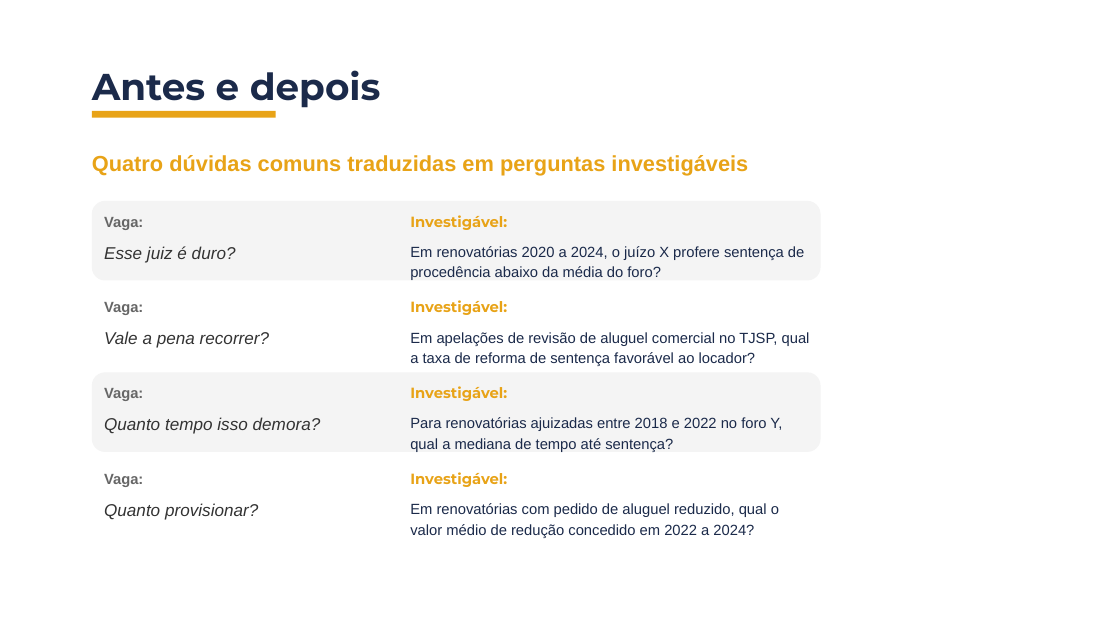
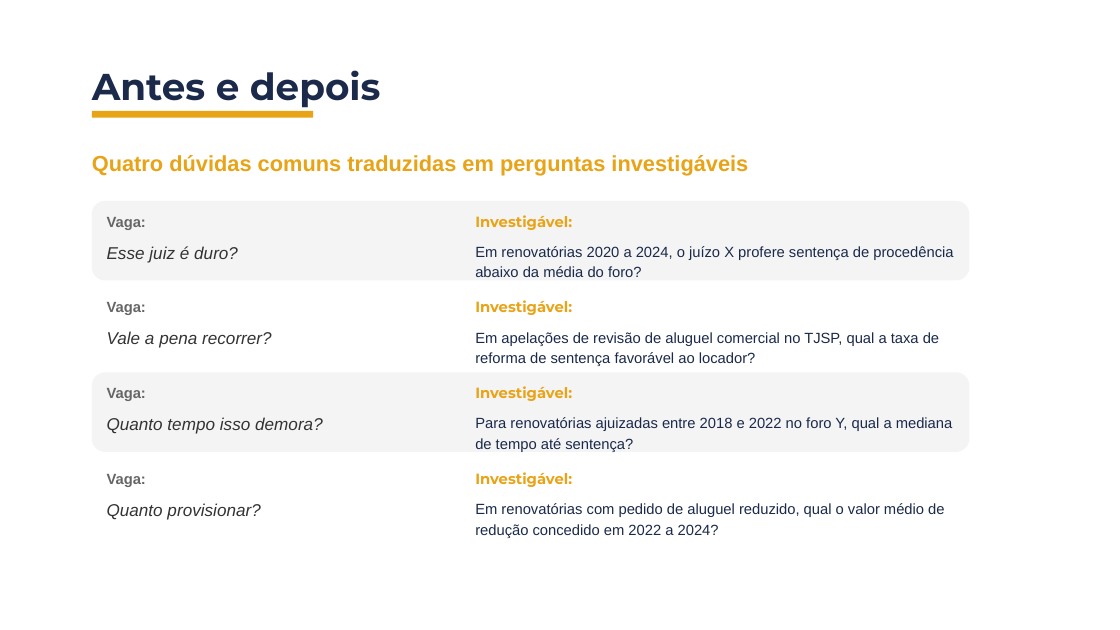
Before and after one commit to BrunoDaleffi/ibmec, a slide deck: slide 24 of jurimetria/aulas/aula_01/slides/aula1_bloco2_jurimetria.pptx. Drawn at 1120x630 pixels with LibreOffice and Linux fonts; fonts in the diff are those of the drawing; background and template pictures are left out. Boxes give left, top, right and bottom in pixels: in the first picture for what was removed or moved away, otherwise in the second. Text is boxed around its words. In the diff, an @@ line names an element or a change of style, - is before the commit and + after.

```diff
--- a/jurimetria/aulas/aula_01/slides/aula1_bloco2_jurimetria.pptx
+++ b/jurimetria/aulas/aula_01/slides/aula1_bloco2_jurimetria.pptx
@@ rectangle: place and size @@
-rectangle at box(92, 111, 276, 118)
+rectangle at box(92, 111, 314, 118)
@@ rounded rectangle: place and size @@
-rounded rectangle at box(92, 200, 821, 280)
+rounded rectangle at box(92, 200, 970, 280)
@@ text "Investigável:": place and size @@
-text "Investigável:" at box(410, 215, 507, 230)
+text "Investigável:" at box(475, 215, 572, 230)
@@ text "Em renovatórias 2020 a 2024, ..." rewrapped from box(410, 246, 804, 280) to box(475, 246, 953, 277) @@
@@ rounded rectangle: place and size @@
-rounded rectangle at box(92, 287, 821, 366)
+rounded rectangle at box(92, 287, 970, 366)
@@ text "Investigável:": place and size @@
-text "Investigável:" at box(410, 300, 507, 315)
+text "Investigável:" at box(475, 300, 572, 315)
@@ text "Em apelações de revisão de ..." rewrapped from box(410, 332, 810, 366) to box(475, 332, 939, 366) @@
@@ rounded rectangle: place and size @@
-rounded rectangle at box(92, 372, 821, 451)
+rounded rectangle at box(92, 372, 970, 451)
@@ text "Investigável:": place and size @@
-text "Investigável:" at box(410, 386, 507, 401)
+text "Investigável:" at box(475, 386, 572, 401)
@@ text "Para renovatórias ajuizadas entre 2018 ..." rewrapped from box(410, 417, 782, 452) to box(475, 417, 953, 452) @@
@@ rounded rectangle: place and size @@
-rounded rectangle at box(92, 458, 821, 538)
+rounded rectangle at box(92, 458, 970, 538)
@@ text "Investigável:": place and size @@
-text "Investigável:" at box(410, 472, 507, 487)
+text "Investigável:" at box(475, 472, 572, 487)
@@ text "Em renovatórias com pedido de ..." rewrapped from box(410, 503, 779, 538) to box(475, 503, 944, 538) @@
```
Also in this commit, not shown: 33 other slides changed, 11 other files.
